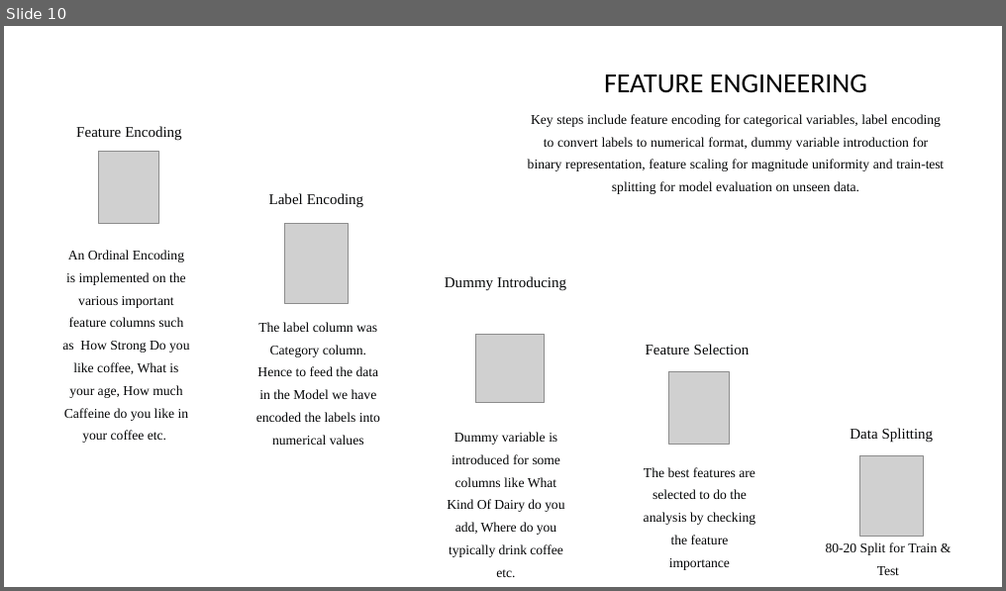
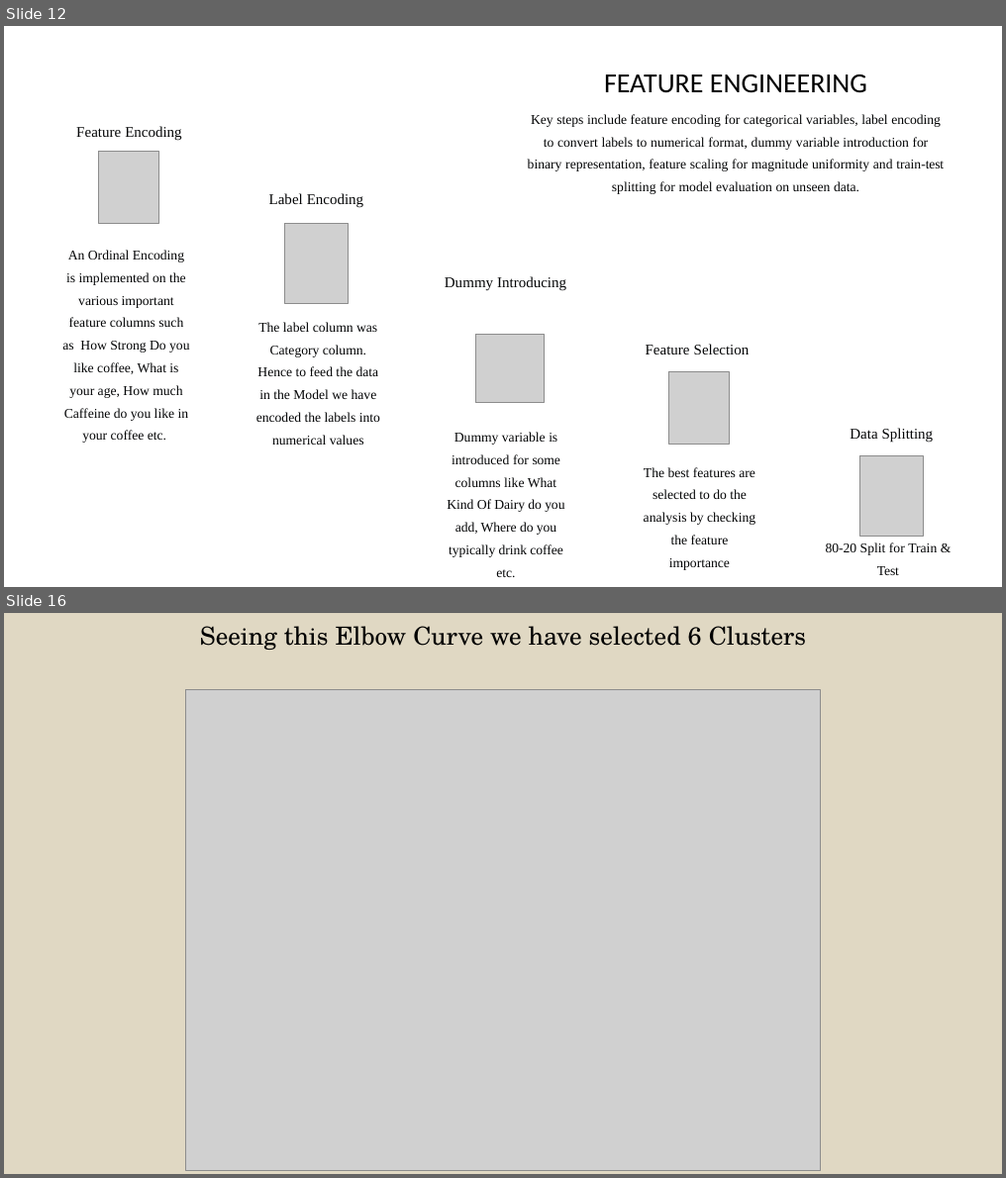
Before and after one commit to subhajyotirkmveri/Econometrics_project_matter, a slide deck: Project/Econometrics.pptx. Shown one above the other, each under a label of ours: slide 10 before the commit, slides 12 and 16 after it; the slides between them are not shown. The pictures are 1006x591 and 1006x1178 pixels, drawn with LibreOffice and Linux fonts; fonts in the diff are those of the drawing; grey boxes stand for pictures; background and template pictures are left out. Boxes give left, top, right and bottom in pixels: in the first picture for what was removed or moved away, otherwise in the second. Text is boxed around its words. In the diff, an @@ line names an element or a change of style, - is before the commit and + after.

```diff
--- a/Project/Econometrics.pptx
+++ b/Project/Econometrics.pptx
@@ slide 16 added at <box>4,613,1002,1174</box>, background #E0D8C3 @@
@@ text added at <box>200,626,806,650</box>, 24 pt, text #000000 @@
+Seeing this Elbow Curve we have selected 6 Clusters
@@ picture added at <box>185,690,821,1171</box> @@
@@ what was slide 10 is now slide 12 @@
```
Also in this commit, not shown: 6 slides changed, 10 other slides added, 2 slides removed.
